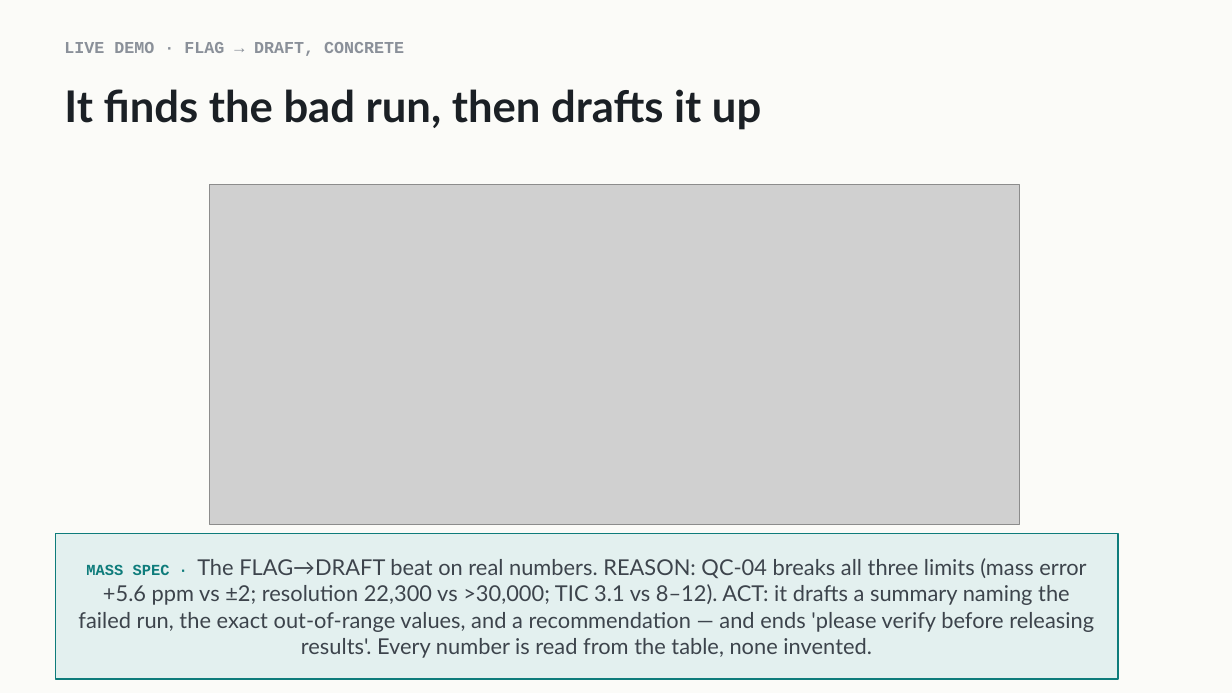
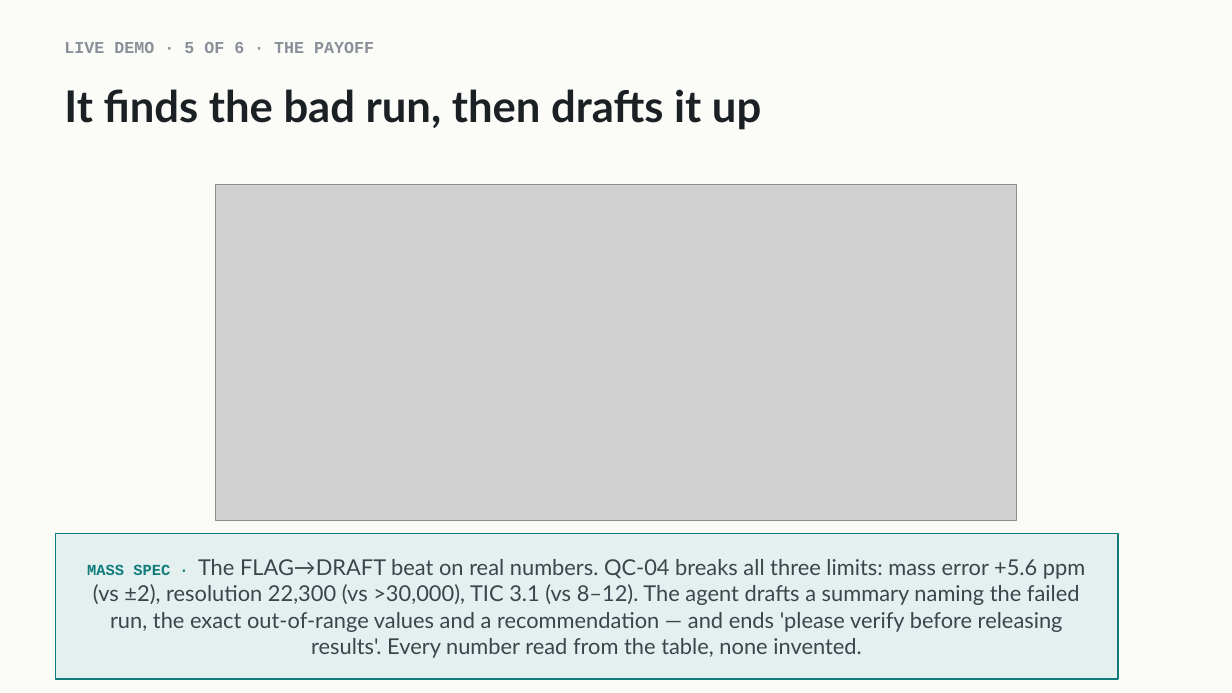
Before and after one commit to indigobio/msacl_dl_course, a slide deck: slide 13 of slides/pptx/lecture14_agents.pptx (slide 10 before the commit). Drawn at 1232x693 pixels with LibreOffice and Linux fonts; fonts in the diff are those of the drawing; grey boxes stand for pictures. Boxes give left, top, right and bottom in pixels: in the first picture for what was removed or moved away, otherwise in the second. Text is boxed around its words. In the diff, an @@ line names an element or a change of style, - is before the commit and + after.

```diff
--- a/slides/pptx/lecture14_agents.pptx
+++ b/slides/pptx/lecture14_agents.pptx
@@ text at bbox=[64, 42, 374, 53]: text changed @@
-LIVE DEMO · FLAG → DRAFT, CONCRETE
+LIVE DEMO · 5 OF 6 · THE PAYOFF
@@ picture: place and size @@
-picture at bbox=[210, 185, 1019, 524]
+picture at bbox=[216, 185, 1017, 520]
@@ text in rectangle at bbox=[87, 559, 1085, 658]: text changed @@
-MASS SPEC · The FLAG→DRAFT beat on real numbers. REASON: QC-04 breaks all three limits (mass error +5.6 ppm vs ±2; resolution 22,300 vs >30,000; TIC 3.1 vs 8–12). ACT: it drafts a summary naming the failed run, the exact out-of-range values, and a recommendation — and ends 'please verify before releasing results'. Every number is read from the table, none invented.
+MASS SPEC · The FLAG→DRAFT beat on real numbers. QC-04 breaks all three limits: mass error +5.6 ppm (vs ±2), resolution 22,300 (vs >30,000), TIC 3.1 (vs 8–12). The agent drafts a summary naming the failed run, the exact out-of-range values and a recommendation — and ends 'please verify before releasing results'. Every number read from the table, none invented.
```
Also in this commit, not shown: 5 other slides changed, 4 slides added, 9 other files.
